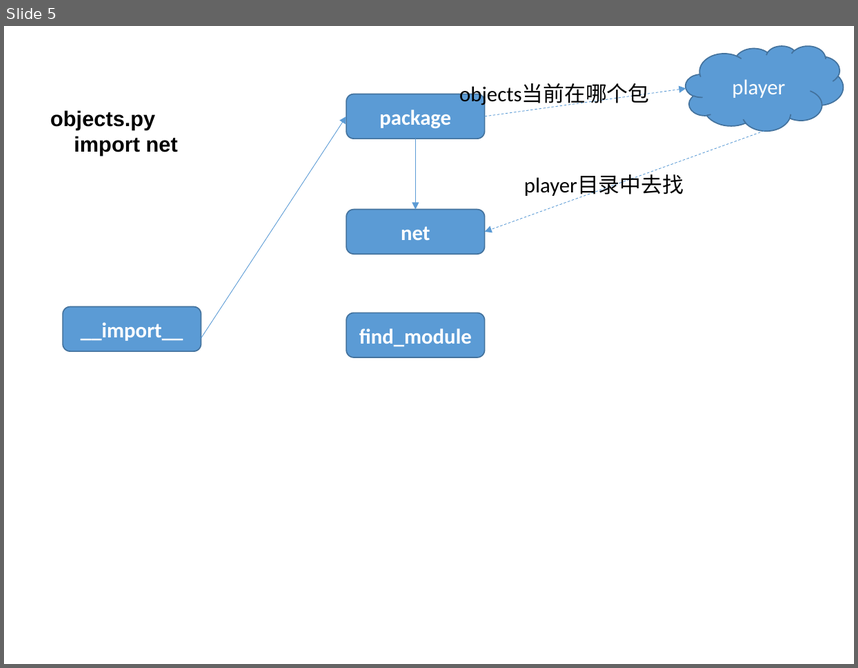
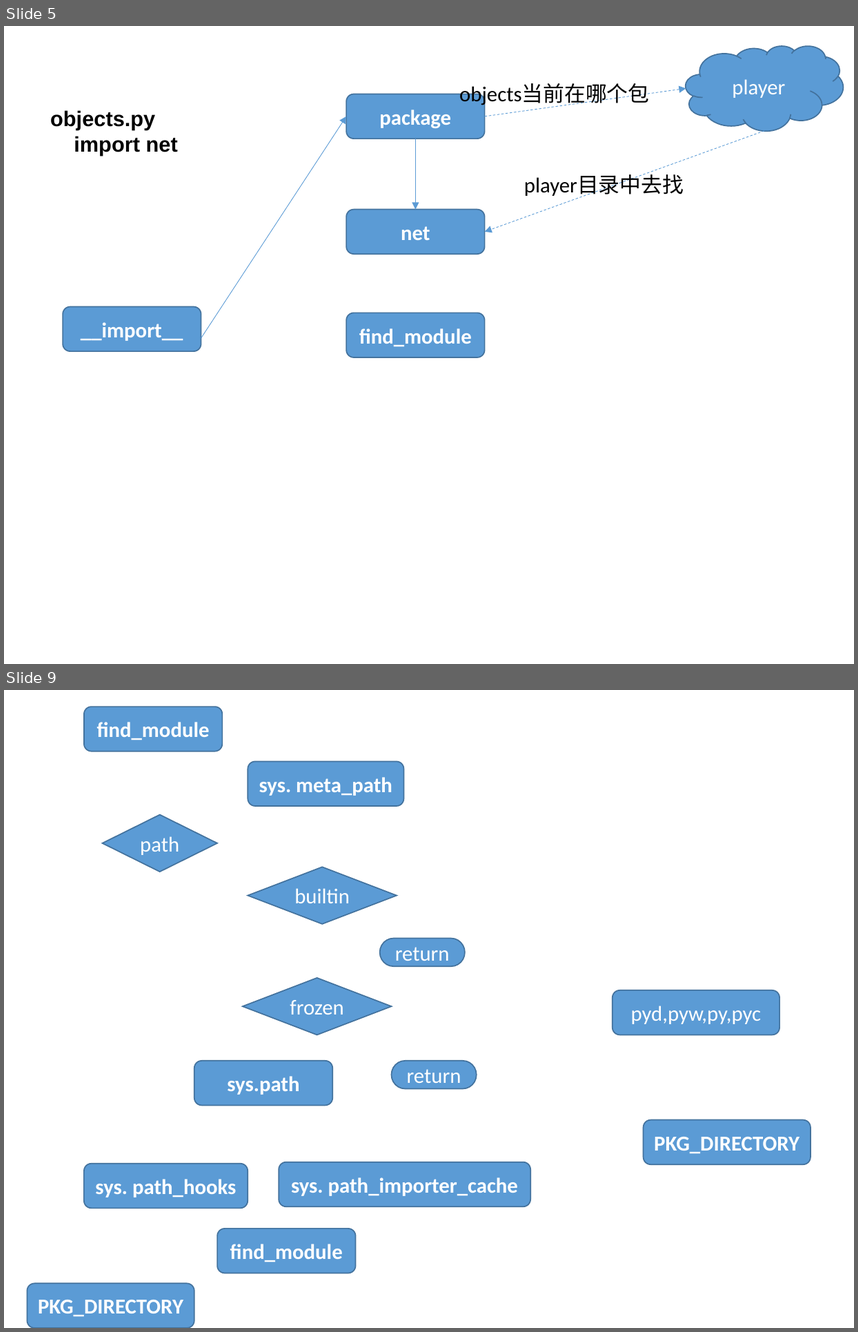
Before and after one commit to menfeng/studynote, a slide deck: python/source code/import/import.pptx. Shown one above the other, each under a label of ours: slide 5 before the commit, slides 5 and 9 after it; the slides between them are not shown. The pictures are 858x668 and 858x1332 pixels, drawn with LibreOffice and Linux fonts; fonts in the diff are those of the drawing. Boxes give left, top, right and bottom in pixels: in the first picture for what was removed or moved away, otherwise in the second. Text is boxed around its words. In the diff, an @@ line names an element or a change of style, - is before the commit and + after.

```diff
--- a/python/source code/import/import.pptx
+++ b/python/source code/import/import.pptx
@@ slide 9 added at [4,690,854,1328], background #FFFFFF @@
@@ rounded rectangle added at [84,707,223,751], fill #5B9BD5, outline #43739E 1 pt, 18 pt, text #FFFFFF, bold @@
+find_module
@@ rounded rectangle added at [248,761,404,806], fill #5B9BD5, outline #43739E 1 pt, 18 pt, text #FFFFFF, bold @@
+sys. meta_path
@@ diamond added at [103,815,217,872], fill #5B9BD5, outline #43739E 1 pt, 18 pt, text #FFFFFF @@
+path
@@ diamond added at [248,867,397,924], fill #5B9BD5, outline #43739E 1 pt, 18 pt, text #FFFFFF @@
+builtin
@@ pill shape added at [380,938,465,966], fill #5B9BD5, outline #43739E 1 pt, 18 pt, text #FFFFFF @@
+return
@@ diamond added at [243,977,392,1034], fill #5B9BD5, outline #43739E 1 pt, 18 pt, text #FFFFFF @@
+frozen
@@ rounded rectangle added at [613,990,780,1034], fill #5B9BD5, outline #43739E 1 pt, 18 pt, text #FFFFFF @@
+pyd,pyw,py,pyc
@@ rounded rectangle added at [194,1061,333,1105], fill #5B9BD5, outline #43739E 1 pt, 18 pt, text #FFFFFF, bold @@
+sys.path
@@ pill shape added at [392,1061,477,1089], fill #5B9BD5, outline #43739E 1 pt, 18 pt, text #FFFFFF @@
+return
@@ rounded rectangle added at [643,1119,811,1163], fill #5B9BD5, outline #43739E 1 pt, 18 pt, text #FFFFFF, bold @@
+PKG_DIRECTORY
@@ rounded rectangle added at [84,1163,248,1208], fill #5B9BD5, outline #43739E 1 pt, 18 pt, text #FFFFFF, bold @@
+sys. path_hooks
@@ rounded rectangle added at [279,1162,530,1206], fill #5B9BD5, outline #43739E 1 pt, 18 pt, text #FFFFFF, bold @@
+sys. path_importer_cache
@@ rounded rectangle added at [217,1228,356,1272], fill #5B9BD5, outline #43739E 1 pt, 18 pt, text #FFFFFF, bold @@
+find_module
@@ rounded rectangle added at [27,1283,194,1328], fill #5B9BD5, outline #43739E 1 pt, 18 pt, text #FFFFFF, bold @@
+PKG_DIRECTORY
```
Also in this commit, not shown: 3 other slides added, 2 other files.
